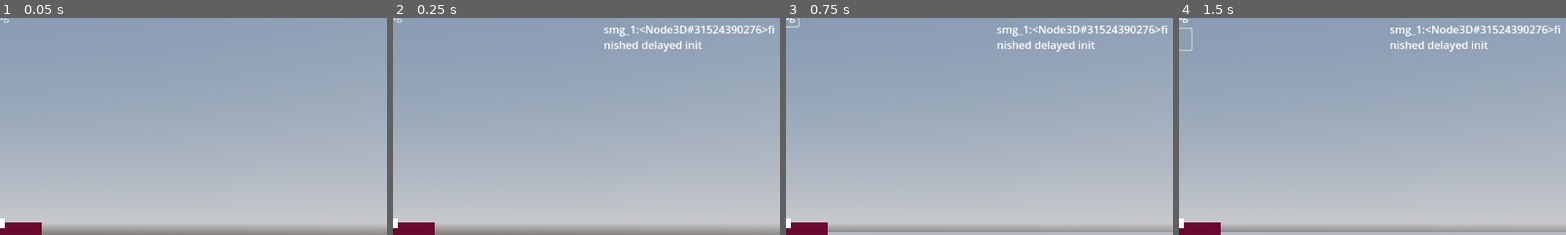
Above: before the commit, frames 1-4 (left to right).
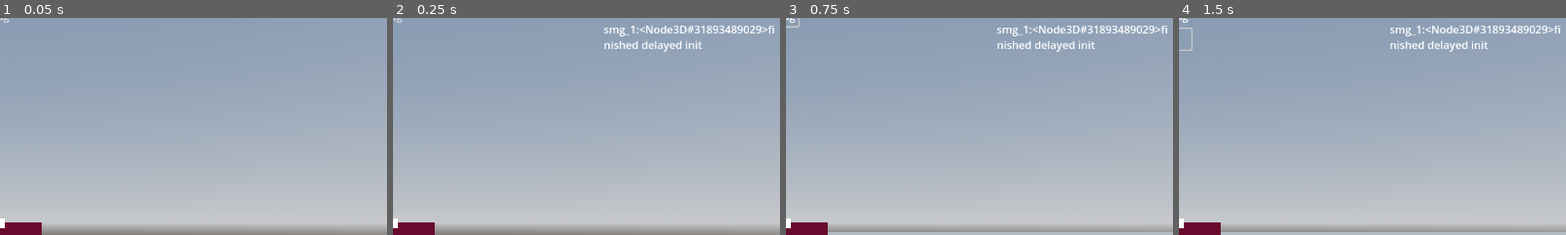
Above: after the commit, the same moments.

Repository: Ramy-0/godot_project_pewpew
Game: Godot game, scene res://maps/map_1.tscn
Same seed, same stepped clock (60 frames per second), same inputs: the game is played once before the commit and once after it.
Inputs:
- Up to frame 1 (0.05 s): no input
- Up to frame 2 (0.25 s): no input
- Up to frame 3 (0.75 s): click "bullets debug" at 0.5 s
- Up to frame 4 (1.5 s): click "AI debug" at 1.25 s
The pictures show only the part of the screen within x 50-100%, y 3-53%; the shares and areas given below are measured in that part.

Frame 1 is identical in both runs. In frame 2, 0.2% of the frame differs, in the area x 80-96%, y 3-8%; in frame 3, 0.2%; in frame 4, 0.2%.

Commit message:
added accuracy and stability to weapon

Diff:
--- a/player/Player.gd
+++ b/player/Player.gd
@@ -50,13 +50,14 @@
 		Functions.print2db("mouse mode : " + str(Input.get_mouse_mode()))
 
 	#send animation info to weapons (hand)
-	var wep_animation_state = "idel"
+	var hand_animation_state = "idel"
 	if velocity != Vector3.ZERO:
-		wep_animation_state = "walking"
+		hand_animation_state = "walking"
 	var weapons = hand.get_children()
 	for i in weapons:
 		if i.is_in_group("weapon"):
-			i.player_state = wep_animation_state
+
+			i.player_state = hand_animation_state
 #			Functions.print2db(anim)
 
 func _unhandled_input(event):
--- a/player/player.tscn
+++ b/player/player.tscn
@@ -8,7 +8,7 @@
 
 [sub_resource type="CapsuleShape3D" id="CapsuleShape3D_mgskh"]
 
-[node name="Player" type="CharacterBody3D"]
+[node name="Player" type="CharacterBody3D" groups=["player"]]
 collision_layer = 2
 collision_mask = 5
 script = ExtResource("1_ntawe")
--- a/project.godot
+++ b/project.godot
@@ -62,3 +62,8 @@
 "events": [Object(InputEventKey,"resource_local_to_scene":false,"resource_name":"","device":-1,"window_id":0,"alt_pressed":false,"shift_pressed":false,"ctrl_pressed":false,"meta_pressed":false,"pressed":false,"keycode":0,"physical_keycode":32,"key_label":0,"unicode":32,"echo":false,"script":null)
 ]
 }
+r_key={
+"deadzone": 0.5,
+"events": [Object(InputEventKey,"resource_local_to_scene":false,"resource_name":"","device":-1,"window_id":0,"alt_pressed":false,"shift_pressed":false,"ctrl_pressed":false,"meta_pressed":false,"pressed":false,"keycode":0,"physical_keycode":82,"key_label":0,"unicode":114,"echo":false,"script":null)
+]
+}
--- a/weapons/weapon_smg_1.gd
+++ b/weapons/weapon_smg_1.gd
@@ -13,6 +13,8 @@
 @export var dmg = 15
 @export var range = 20
 @export var reload_time = 5.0
+@export var inaccuracy = 5.0
+@export var instability = 2.0
 
 #debug duh
 @export var debug = false
@@ -31,6 +33,7 @@
 	raycast.target_position.z = - range
 	readytoshoot = true
 
+	randomize()
 
 func _process(delta):
 	#decide what animation to play
@@ -56,16 +59,25 @@
 func shoot():
 #	Functions.print2db("fire")
 	if mag > 0 and readytoshoot:
+		#inaccuracy bit
+		var spread = randf_range(0.0, deg_to_rad(inaccuracy))
+		raycast.rotate_y(spread)
+		raycast.rotate_z(randf_range(0.0, 2*PI))
+
 		#shoot the bullet
 		if raycast.is_colliding():
 			if raycast.get_collider().is_in_group("enemy"):
 				if raycast.get_collider().has_method("hit"):
 					raycast.get_collider().hit(dmg)
 
+
 			#bullet trail
 			bullet_trail(muzzle.global_position, raycast.get_collision_point())
 		else:
 			bullet_trail(muzzle.global_position, to_global(raycast.target_position))
+
+		#instability bit
+		get_parent().get_parent().rotate_x(deg_to_rad(instability))
 
 		#reduce 1 bullet from the mag
 		mag -= 1
@@ -103,6 +115,10 @@
 
 func _on_rpm_timer_timeout():
 	readytoshoot = true
+
+	#reset weapon spread
+	raycast.rotation = Vector3.ZERO
+
 	if Input.is_action_pressed("mouse_l"):
 		shoot()
 
--- a/weapons/weapon_smg_1.tscn
+++ b/weapons/weapon_smg_1.tscn
@@ -13,6 +13,7 @@
 transform = Transform3D(1, 0, -2.84217e-14, 0, 1, 0, 2.84217e-14, 0, 1, -8.75, 1.75, 2.38419e-07)
 
 [node name="RayCast3D" type="RayCast3D" parent="."]
+rotation_order = 1
 target_position = Vector3(0, 0, -1)
 collision_mask = 5
 collide_with_areas = true
